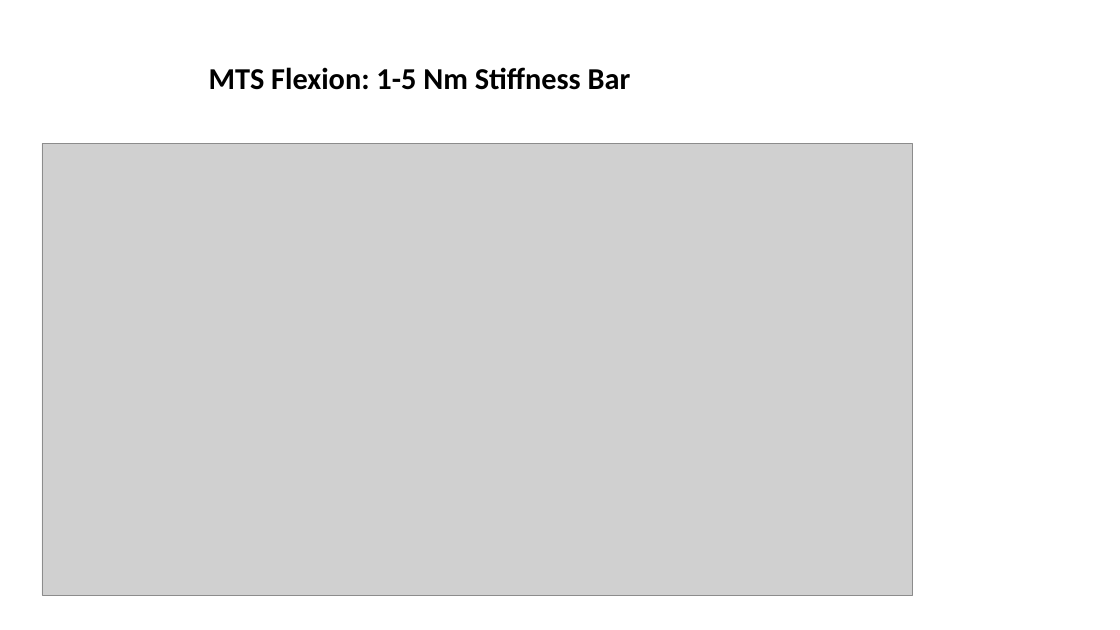
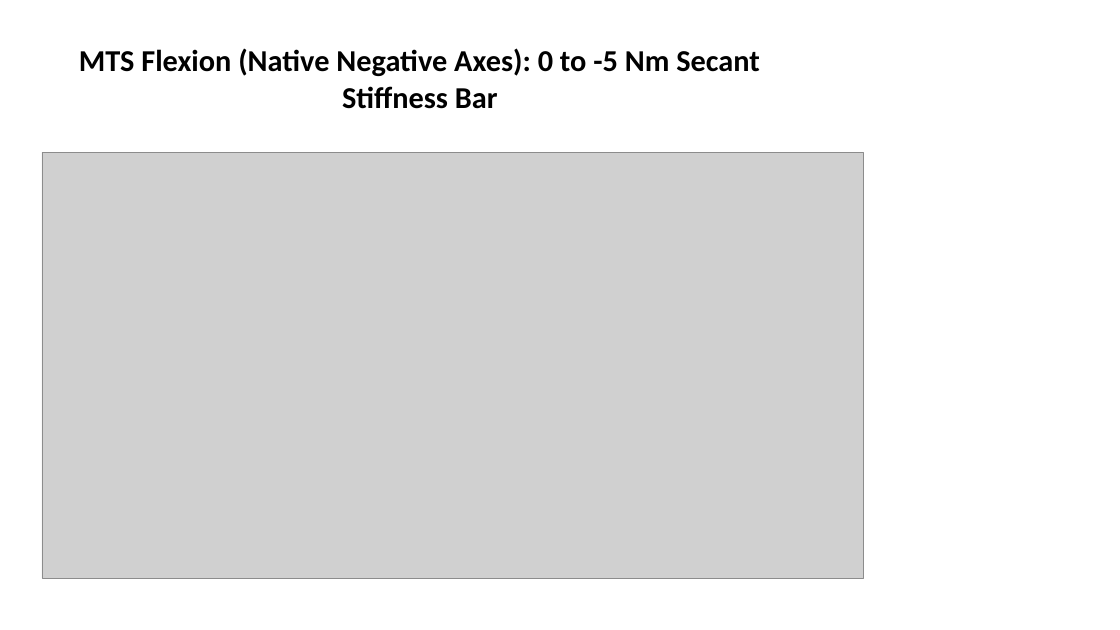
Before and after one commit to rbayoglu-glo/smart_instruments, a slide deck: slide 14 of output/cadaveric_testing_summary.pptx. Drawn at 1120x630 pixels with LibreOffice and Linux fonts; fonts in the diff are those of the drawing; grey boxes stand for pictures. Boxes give left, top, right and bottom in pixels: in the first picture for what was removed or moved away, otherwise in the second. Text is boxed around its words. In the diff, an @@ line names an element or a change of style, - is before the commit and + after.

```diff
--- a/output/cadaveric_testing_summary.pptx
+++ b/output/cadaveric_testing_summary.pptx
@@ title at [79,48,760,109]: text changed @@
-MTS Flexion: 1-5 Nm Stiffness Bar
+MTS Flexion (Native Negative Axes): 0 to -5 Nm Secant Stiffness Bar
@@ picture: place and size @@
-picture at [42,144,912,596]
+picture at [42,152,864,578]
```
Also in this commit, not shown: 10 other slides changed, 17 slides added, 1 slide removed, 21 other files.
